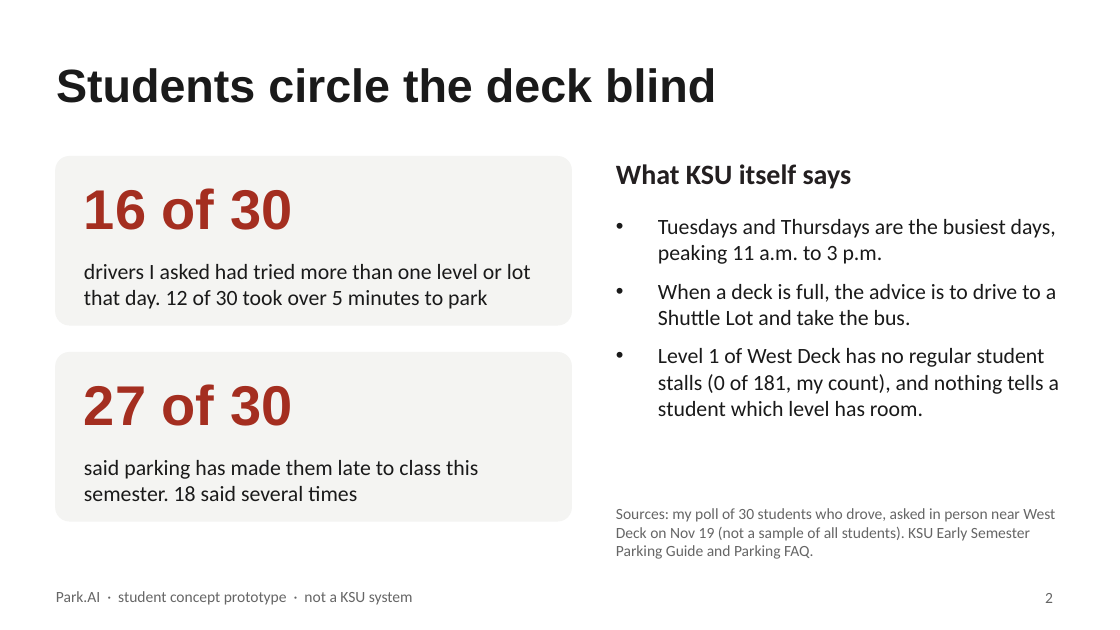
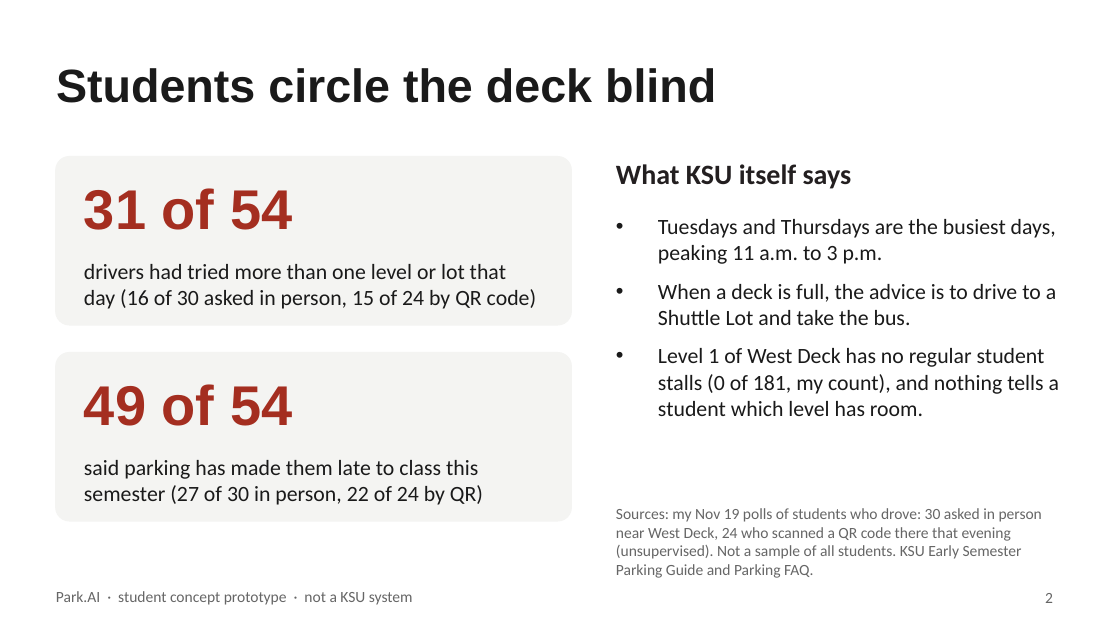
Before and after one commit to boots59/park.ai, a slide deck: slide 2 of submission/Park-AI-pitch-DRAFT.pptx. Drawn at 1120x630 pixels with LibreOffice and Linux fonts; fonts in the diff are those of the drawing. Boxes give left, top, right and bottom in pixels: in the first picture for what was removed or moved away, otherwise in the second. Text is boxed around its words. In the diff, an @@ line names an element or a change of style, - is before the commit and + after.

```diff
--- a/submission/Park-AI-pitch-DRAFT.pptx
+++ b/submission/Park-AI-pitch-DRAFT.pptx
@@ text at (84,188,292,230): text changed @@
-16 of 30
+31 of 54
@@ text at (84,264,536,309): text changed @@
-drivers I asked had tried more than one level or lot that day. 12 of 30 took over 5 minutes to park
+drivers had tried more than one level or lot that day (16 of 30 asked in person, 15 of 24 by QR code)
@@ text at (84,384,292,426): text changed @@
-27 of 30
+49 of 54
@@ text at (84,460,483,505): text changed @@
-said parking has made them late to class this semester. 18 said several times
+said parking has made them late to class this semester (27 of 30 in person, 22 of 24 by QR)
@@ text at (616,508,1042,578): text changed @@
-Sources: my poll of 30 students who drove, asked in person near West Deck on Nov 19 (not a sample of all students). KSU Early Semester Parking Guide and Parking FAQ.
+Sources: my Nov 19 polls of students who drove: 30 asked in person near West Deck, 24 who scanned a QR code there that evening (unsupervised). Not a sample of all students. KSU Early Semester Parking Guide and Parking FAQ.
```
Also in this commit, not shown: 1 other slide changed.
